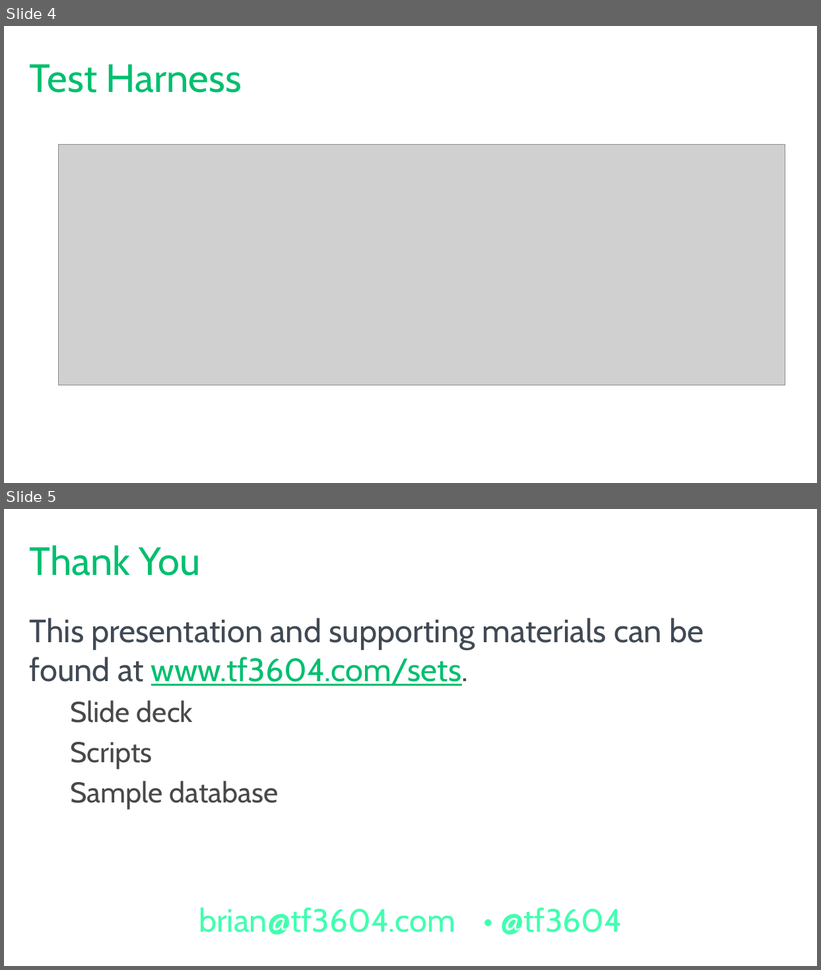
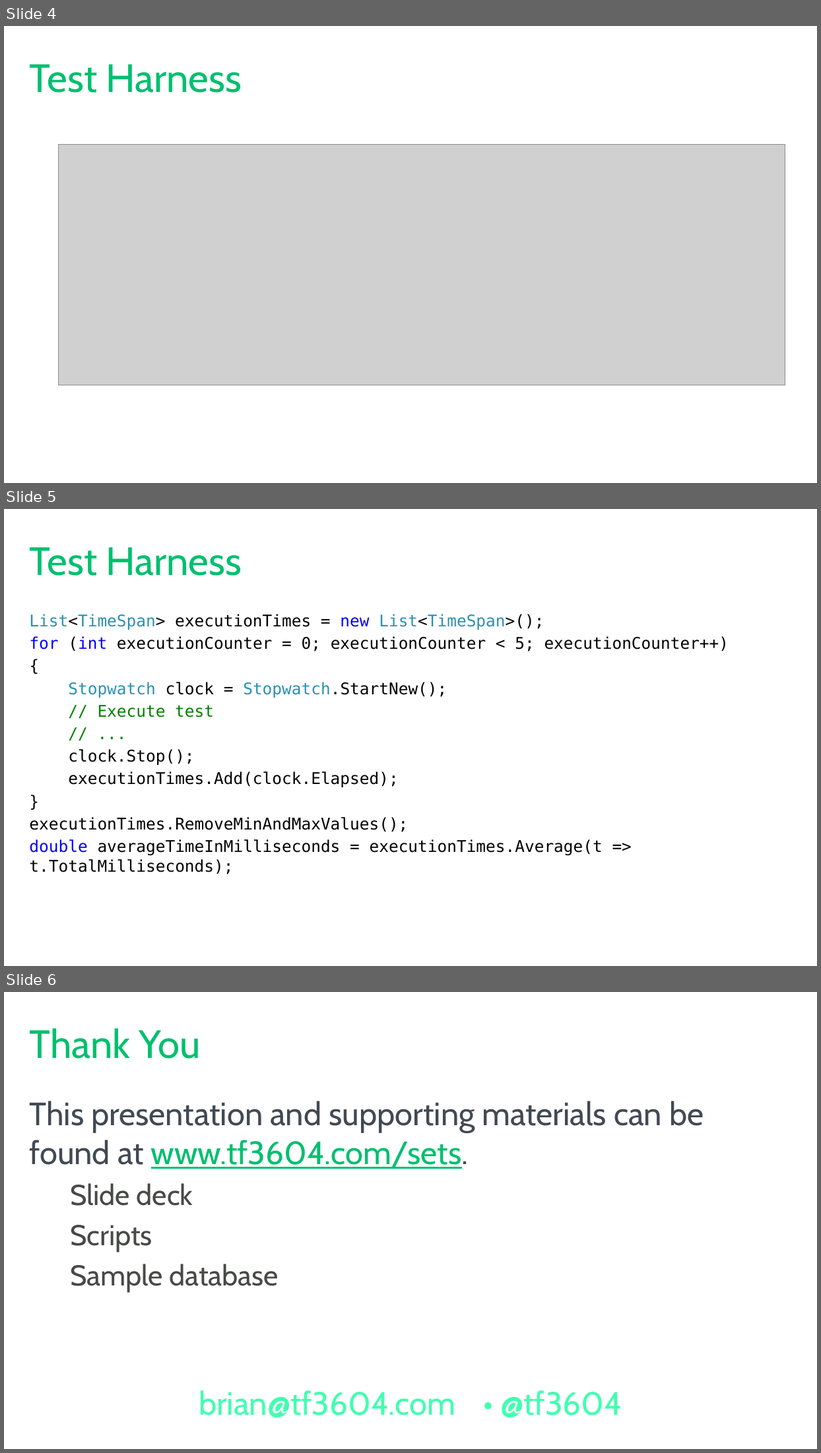
Before and after one commit to tf3604/SetMeUp, a slide deck: HowToThinkInSets.pptx. Shown one above the other, each under a label of ours: slides 4 and 5 before the commit, slides 4, 5 and 6 after it. The pictures are 821x970 and 821x1453 pixels, drawn with LibreOffice and Linux fonts; fonts in the diff are those of the drawing; grey boxes stand for pictures; background and template pictures are left out. Boxes give left, top, right and bottom in pixels: in the first picture for what was removed or moved away, otherwise in the second. Text is boxed around its words. In the diff, an @@ line names an element or a change of style, - is before the commit and + after.

Commit message:
Update test harness code on slides.

```diff
--- a/HowToThinkInSets.pptx
+++ b/HowToThinkInSets.pptx
@@ slide 5 added at bbox=[4, 509, 817, 966], background #FFFFFF @@
@@ title added at bbox=[30, 547, 242, 576], 44 pt, text #00BF6F @@
+Test Harness
@@ text added at bbox=[29, 614, 729, 875], 18 pt, text #000000 @@
+List<TimeSpan> executionTimes = new List<TimeSpan>();
+for (int executionCounter = 0; executionCounter < 5; executionCounter++)
+{
+Stopwatch clock = Stopwatch.StartNew();
+// Execute test
+// ...
+clock.Stop();
+executionTimes.Add(clock.Elapsed);
+}
+executionTimes.RemoveMinAndMaxValues();
+double averageTimeInMilliseconds = executionTimes.Average(t => t.TotalMilliseconds);
@@ what was slide 5 is now slide 6 @@
```
